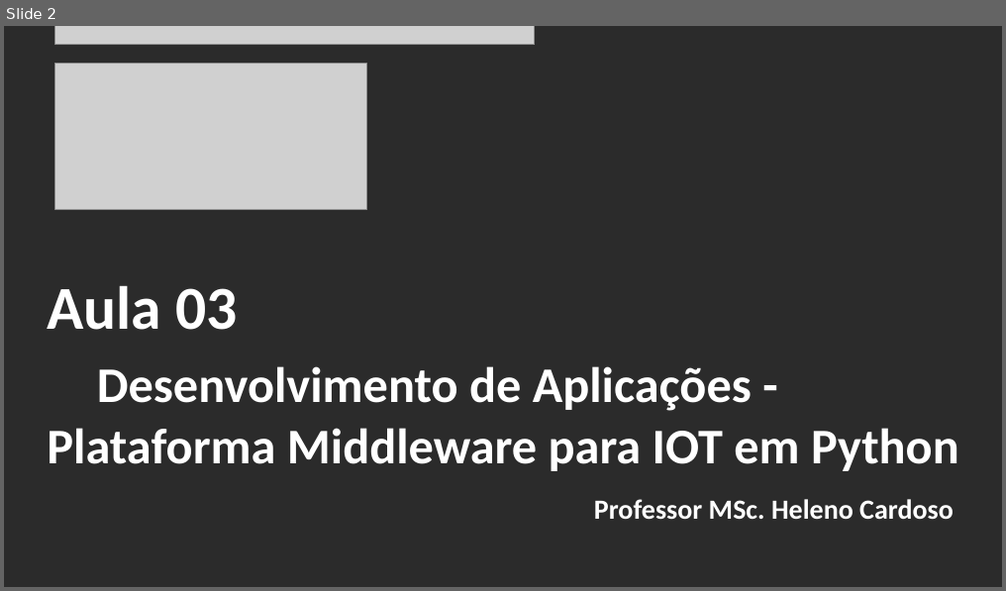
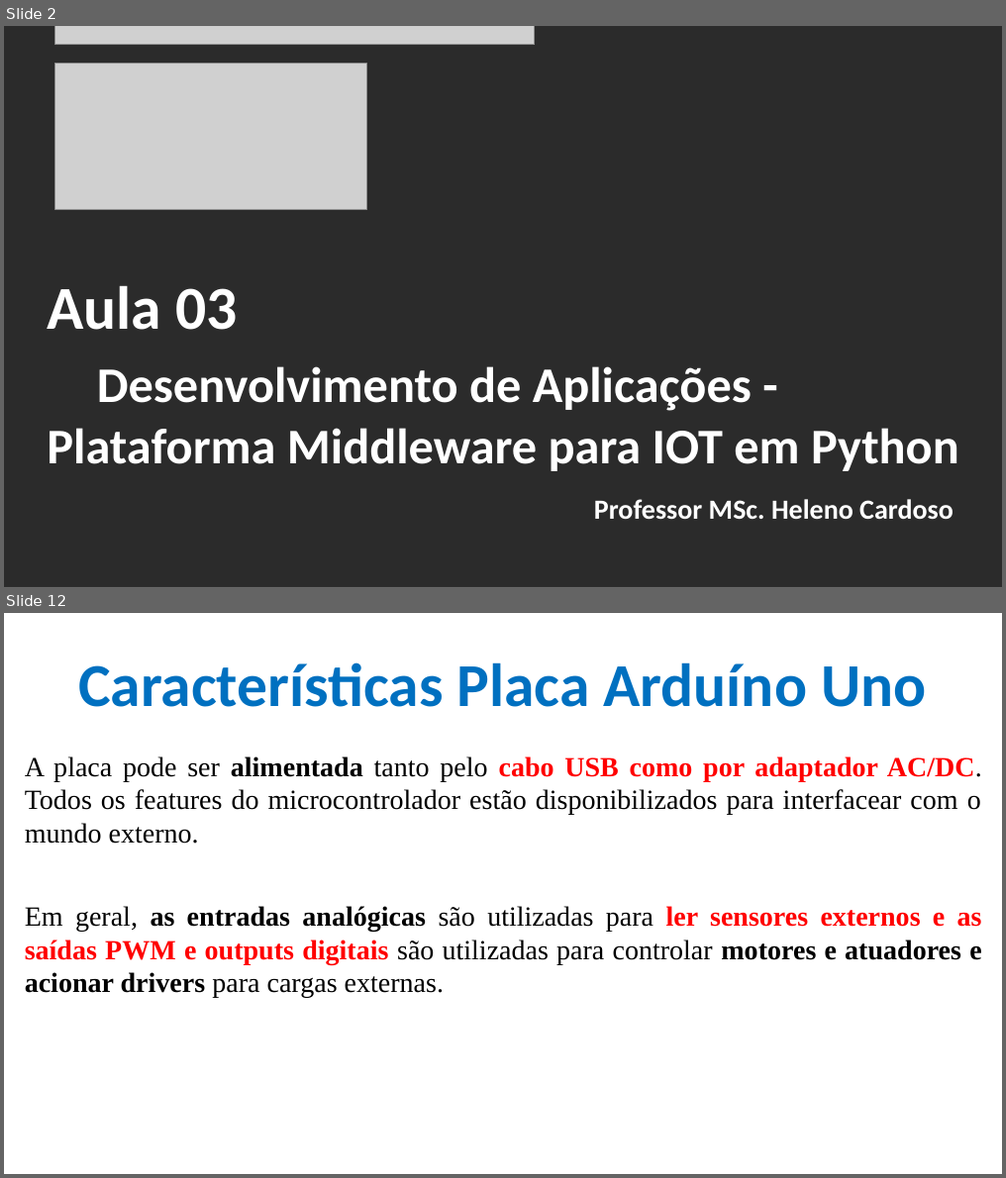
Before and after one commit to CloudEducationBrazil/WydenArea1AplicacaoCloudIndustria40Python, a slide deck: 01 Classes/Aula 03 - Aplicação Cloud Indústria 40 Python IoT Plataforma Arduino Tinkercad.pptx. Shown one above the other, each under a label of ours: slide 2 before the commit, slides 2 and 12 after it; the slides between them are not shown. The pictures are 1006x591 and 1006x1178 pixels, drawn with LibreOffice and Linux fonts; fonts in the diff are those of the drawing; grey boxes stand for pictures; background and template pictures are left out; a plain dark background stands for a picture behind light text. Boxes give left, top, right and bottom in pixels: in the first picture for what was removed or moved away, otherwise in the second. Text is boxed around its words. In the diff, an @@ line names an element or a change of style, - is before the commit and + after.

```diff
--- a/01 Classes/Aula 03 - Aplicação Cloud Indústria 40 Python IoT Plataforma Arduino Tinkercad.pptx
+++ b/01 Classes/Aula 03 - Aplicação Cloud Indústria 40 Python IoT Plataforma Arduino Tinkercad.pptx
@@ slide 12 added at (x1=4, y1=613, x2=1002, y2=1174), background picture (left out) @@
@@ title added at (x1=78, y1=663, x2=926, y2=707), 44 pt, text #0070C0, bold @@
+Características Placa Arduíno Uno
@@ text added at (x1=25, y1=757, x2=982, y2=998), 20 pt, text #000000 @@
+A placa pode ser alimentada tanto pelo cabo USB como por adaptador AC/DC. Todos os features do microcontrolador estão disponibilizados para interfacear com o mundo externo.
+Em geral, as entradas analógicas são utilizadas para ler sensores externos e as saídas PWM e outputs digitais são utilizadas para controlar motores e atuadores e acionar drivers para cargas externas.
```
Also in this commit, not shown: 6 slides changed, 15 other slides added, 1 other file.
